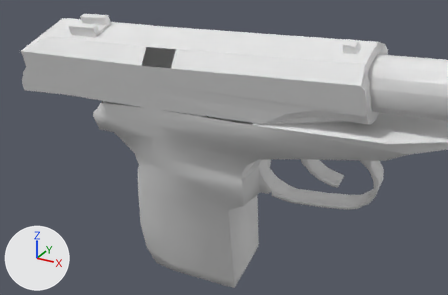
The OBJ model Vertex_Animation_Compiler/Assets/Makarov_Pistol_Reload132.obj as it was, and as the next commit left it.
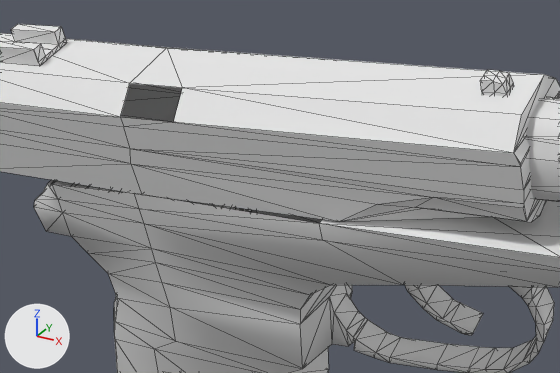
Old and new are each drawn whole from a 50 mm camera at (0.4755, -0.3215, 0.0271) aimed at (0.3796, -0.1472, -0.0601) and again close up on the part from 17% to 86% of the width and 0% to 71% of the height. The axes (+X, +Y, +Z) are drawn at lower left. The lights are the same throughout. The close-ups show mesh edges as thin lines. Where no turn or scale is listed for an object, it has been applied to the vertices.

Script lines for the objects in view, before the commit:
```python
me_rest_of_the_gun_sphere = bpy.data.meshes.new('Rest_of_the_gun_Sphere')
me_rest_of_the_gun_sphere.from_pydata(...)  # 272 vertices, 519 faces; spans x 0.3244..0.4722, y -0.1545..-0.1005, z -0.1382..-0.0187
# before: 164 (0.3935, -0.1299, -0.0389), 166 (0.3308, -0.1532, -0.0501) at pixel (47, 183), 175 (0.3322, -0.1532, -0.0499) at pixel (52, 184), 178 (0.3937, -0.1538, -0.0467) at pixel (319, 223), 179 (0.353, -0.1537, -0.0481) at pixel (134, 193)
# before: 180 (0.332, -0.1292, -0.0421), 181 (0.3529, -0.1297, -0.0403), 183 (0.3307, -0.1292, -0.0423)
me_top_slider_sphere_001 = bpy.data.meshes.new('Top_Slider_Sphere.001')
me_top_slider_sphere_001.from_pydata(...)  # 127 vertices, 227 faces; spans x 0.2919..0.4309, y -0.1592..-0.129, z -0.0515..-0.0164
ob_rest_of_the_gun_sphere = bpy.data.objects.new('Rest_of_the_gun_Sphere', me_rest_of_the_gun_sphere)
ob_rest_of_the_gun_sphere.location = (0.0, 0.0, 0.0)
ob_top_slider_sphere_001 = bpy.data.objects.new('Top_Slider_Sphere.001', me_top_slider_sphere_001)
ob_top_slider_sphere_001.location = (0.0, 0.0, 0.0)
```
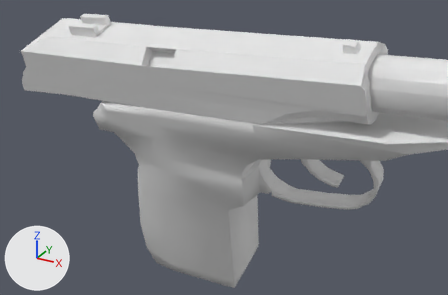
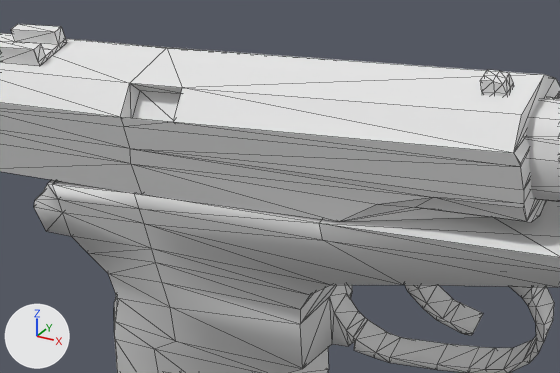
Boxes (x1, y1, x2, y2) around the edits, measured in the close-ups (560 x 373 px):
part 1 of me_rest_of_the_gun_sphere, added: after (48, 180, 322, 223)
part 2 of me_top_slider_sphere_001, added: after (120, 83, 182, 122)

The change, as a list of edits to the scene's bpy script:
```text
Change me_rest_of_the_gun_sphere:
    where me_rest_of_the_gun_sphere.from_pydata(...)  # 272 vertices, 519 faces; spans x 0.3244..0.4722, y -0.1545..-0.1005, z -0.1382..-0.0187
    used by ob_rest_of_the_gun_sphere; location = (0.0, 0.0, 0.0)
    verts and faces of me_rest_of_the_gun_sphere; kept vertices keep their numbers, new ones are numbered from 272
    me_rest_of_the_gun_sphere part 1
    add faces += [(164, 181, 179), (175, 179, 181), (166, 175, 183), (164, 179, 178), (175, 181, 180), (175, 180, 183)]
Change me_top_slider_sphere_001:
    used by ob_top_slider_sphere_001; location = (0.0, 0.0, 0.0)
    remove me_top_slider_sphere_001.from_pydata(...)  # 127 vertices, 227 faces; spans x 0.2919..0.4309, y -0.1592..-0.129, z -0.0515..-0.0164
    add me_top_slider_sphere_001.from_pydata(...)  # 131 vertices, 237 faces; spans x 0.2919..0.4309, y -0.1592..-0.129, z -0.0515..-0.0164
    me_top_slider_sphere_001 part 2
    4 vertices are added at (0.3667, -0.1561, -0.0323), (0.3549, -0.1562, -0.0331), (0.3665, -0.1524, -0.0268), (0.3547, -0.1524, -0.0275)
    10 new faces join them
```
